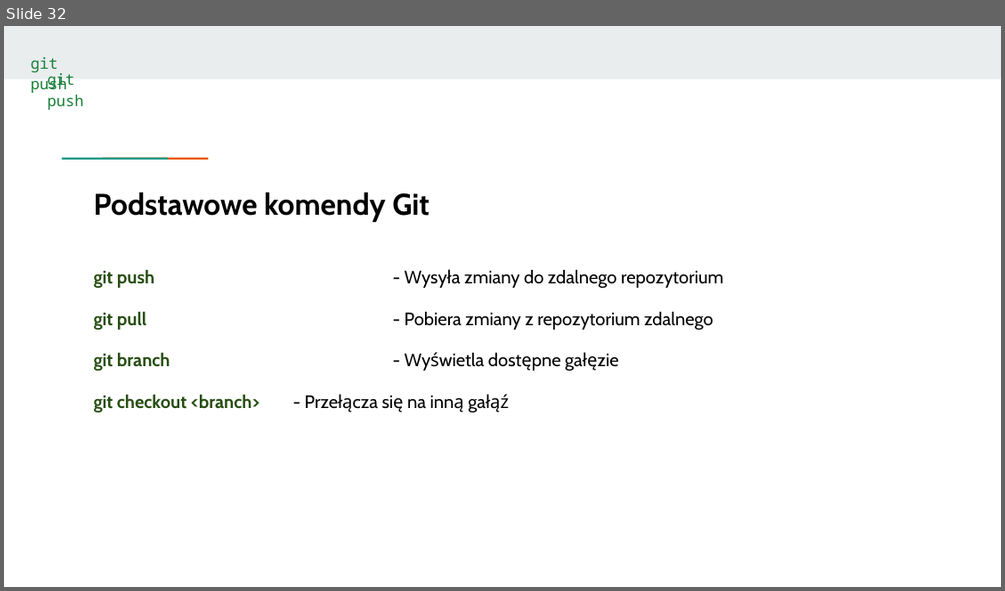
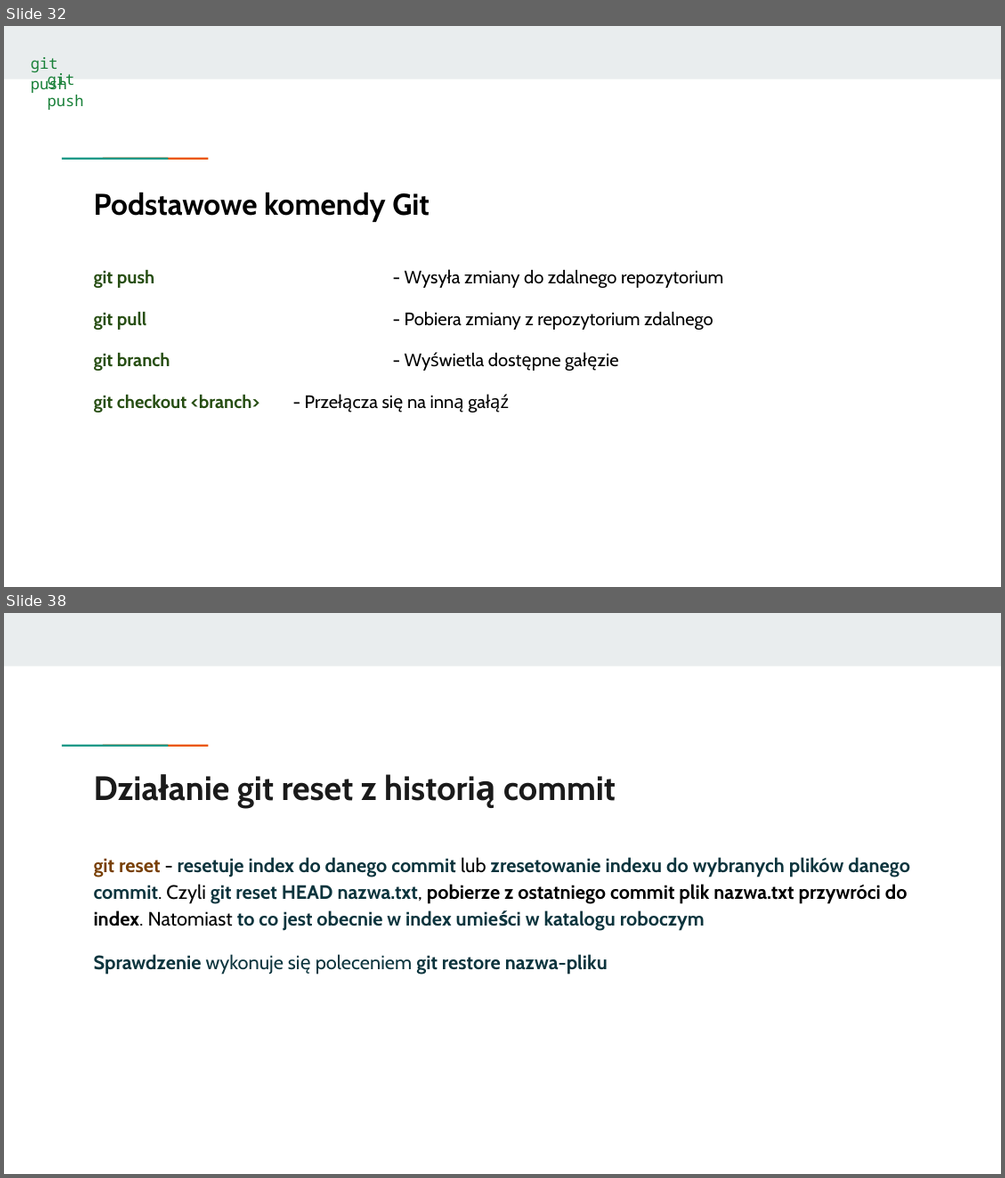
Before and after one commit to KasiaKasia/PRZEDMIOTY, a slide deck: ZASTOSOWANIE_INFORMATYKI/1A-gr_2/Zastosowanie informatyki - 1A gr. 2-plik2.pptx. Shown one above the other, each under a label of ours: slide 32 before the commit, slides 32 and 38 after it; the slides between them are not shown. The pictures are 1005x591 and 1005x1178 pixels, drawn with LibreOffice and Linux fonts; fonts in the diff are those of the drawing. Boxes give left, top, right and bottom in pixels: in the first picture for what was removed or moved away, otherwise in the second. Text is boxed around its words. In the diff, an @@ line names an element or a change of style, - is before the commit and + after.

```diff
--- a/ZASTOSOWANIE_INFORMATYKI/1A-gr_2/Zastosowanie informatyki - 1A gr. 2-plik2.pptx
+++ b/ZASTOSOWANIE_INFORMATYKI/1A-gr_2/Zastosowanie informatyki - 1A gr. 2-plik2.pptx
@@ slide 38 added at [4,613,1001,1174], background #FFFFFF; not listed: 3 template elements that a slide beside it also shows @@
@@ title added at [237,776,615,808], 24.4 pt, text #1A1A1A, bold @@
+Działanie git reset z historią commit
@@ text added at [94,857,910,973], 14 pt, text #0C343D, bold @@
+git reset - resetuje index do danego commit lub zresetowanie indexu do wybranych plików danego commit. Czyli git reset HEAD nazwa.txt, pobierze z ostatniego commit plik nazwa.txt przywróci do index. Natomiast to co jest obecnie w index umieści w katalogu roboczym
+Sprawdzenie wykonuje się poleceniem git restore nazwa-pliku
```
Also in this commit, not shown: 15 other slides added, 1 other file.
